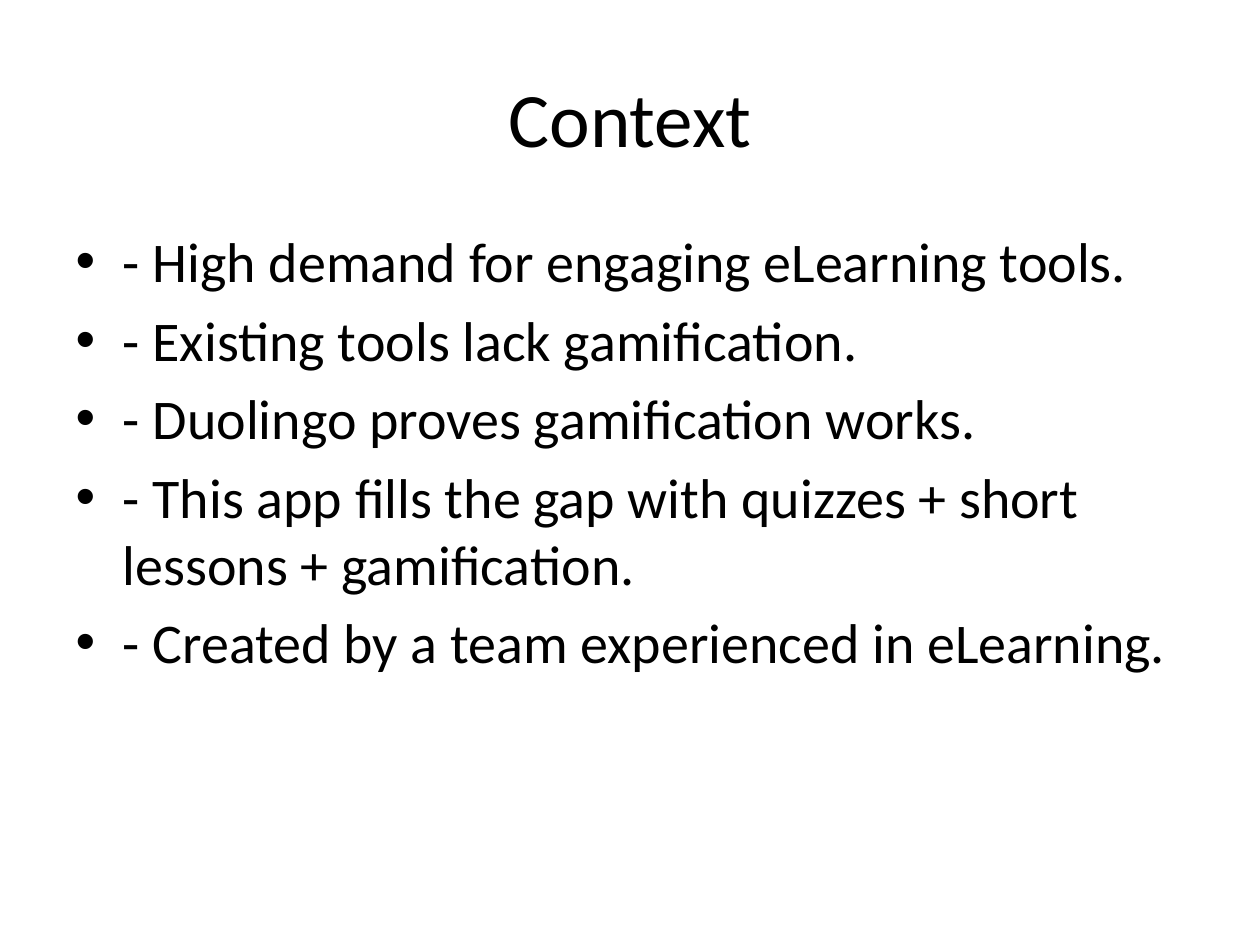
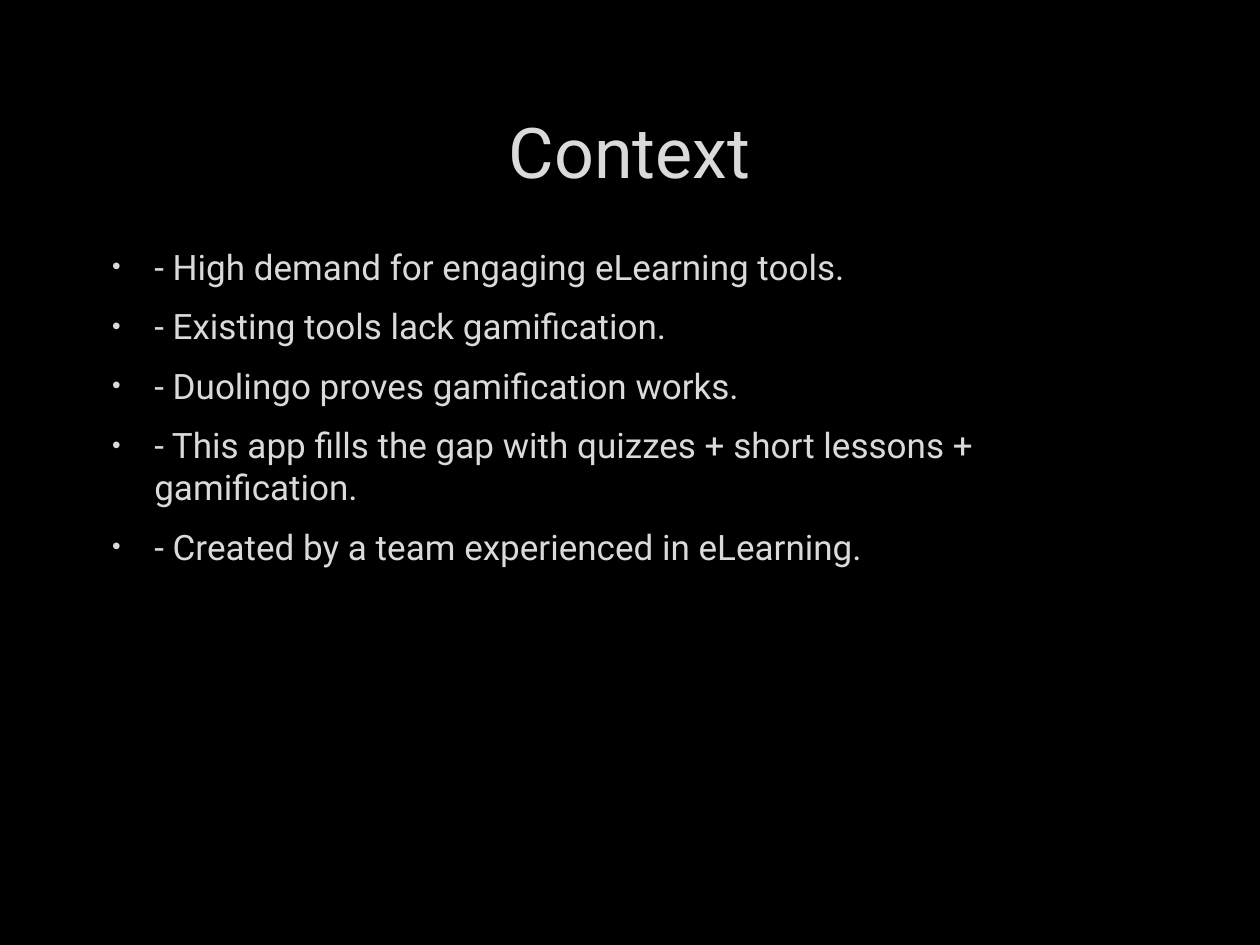
Before and after one commit to HKSINGHTHAKUR/Code_mate, a slide deck: slide 5 of presentation/CodeMate_Presentation.pptx. Drawn at 1260x945 pixels with LibreOffice and Linux fonts; fonts in the diff are those of the drawing; background and template pictures are left out. Boxes give left, top, right and bottom in pixels: in the first picture for what was removed or moved away, otherwise in the second. Text is boxed around its words. In the diff, an @@ line names an element or a change of style, - is before the commit and + after.

```diff
--- a/presentation/CodeMate_Presentation.pptx
+++ b/presentation/CodeMate_Presentation.pptx
@@ background #FFFFFF to picture (left out) @@
@@ title "Context": place and size @@
-title "Context" at bbox=[508, 97, 751, 148]
+title "Context" at bbox=[509, 127, 751, 179]
@@ title "Context" at bbox=[509, 127, 751, 179]: size 44 to 40 pt, font Calibri to Roboto, text colour #000000 to #DADADA, letter outline none to #404040 0.75 pt @@
@@ text "- High demand for engaging ...": place and size @@
-text "- High demand for engaging ..." at bbox=[123, 243, 1165, 673]
+text "- High demand for engaging ..." at bbox=[154, 253, 944, 568]
@@ text "- High demand for engaging ..." at bbox=[154, 253, 944, 568]: size 32 to 20 pt, font Calibri to Roboto, text colour #000000 to #DADADA, letter outline none to #404040 0.75 pt; indent changed; more space between paragraphs @@
```
Also in this commit, not shown: 7 other slides changed.
